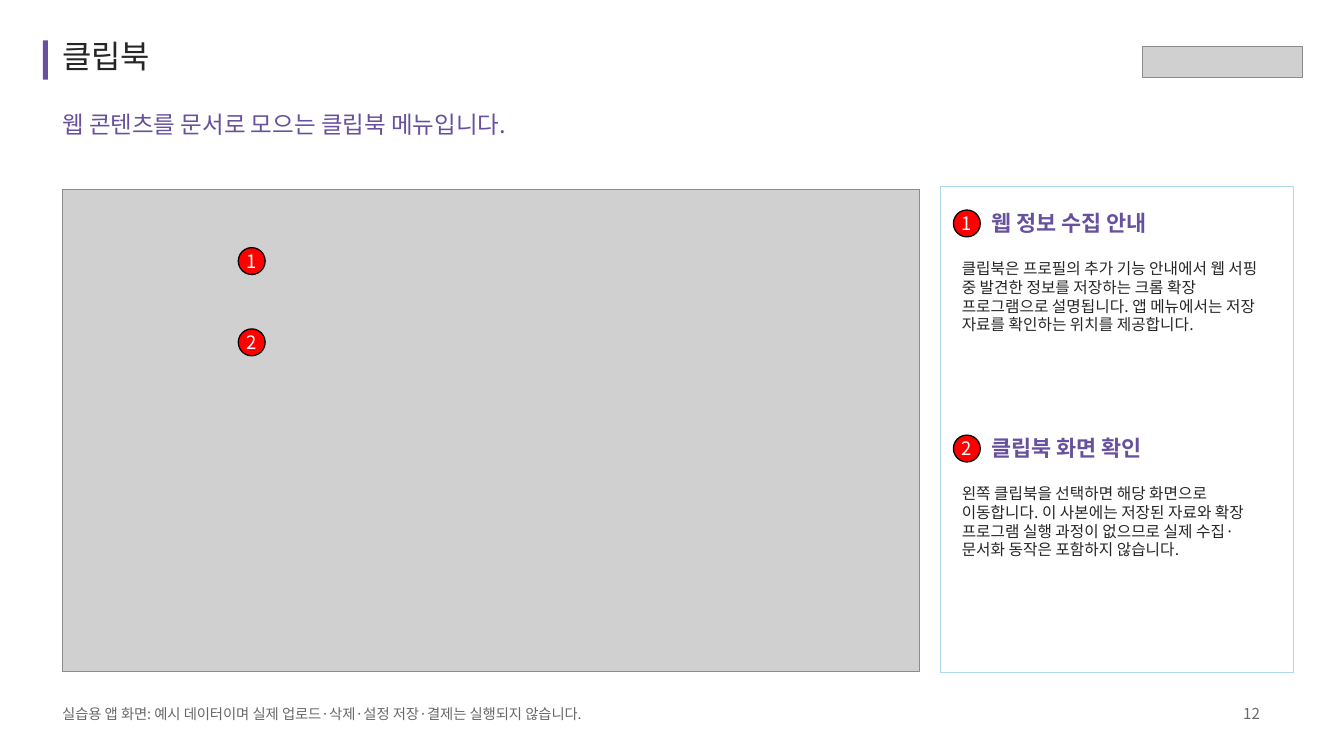
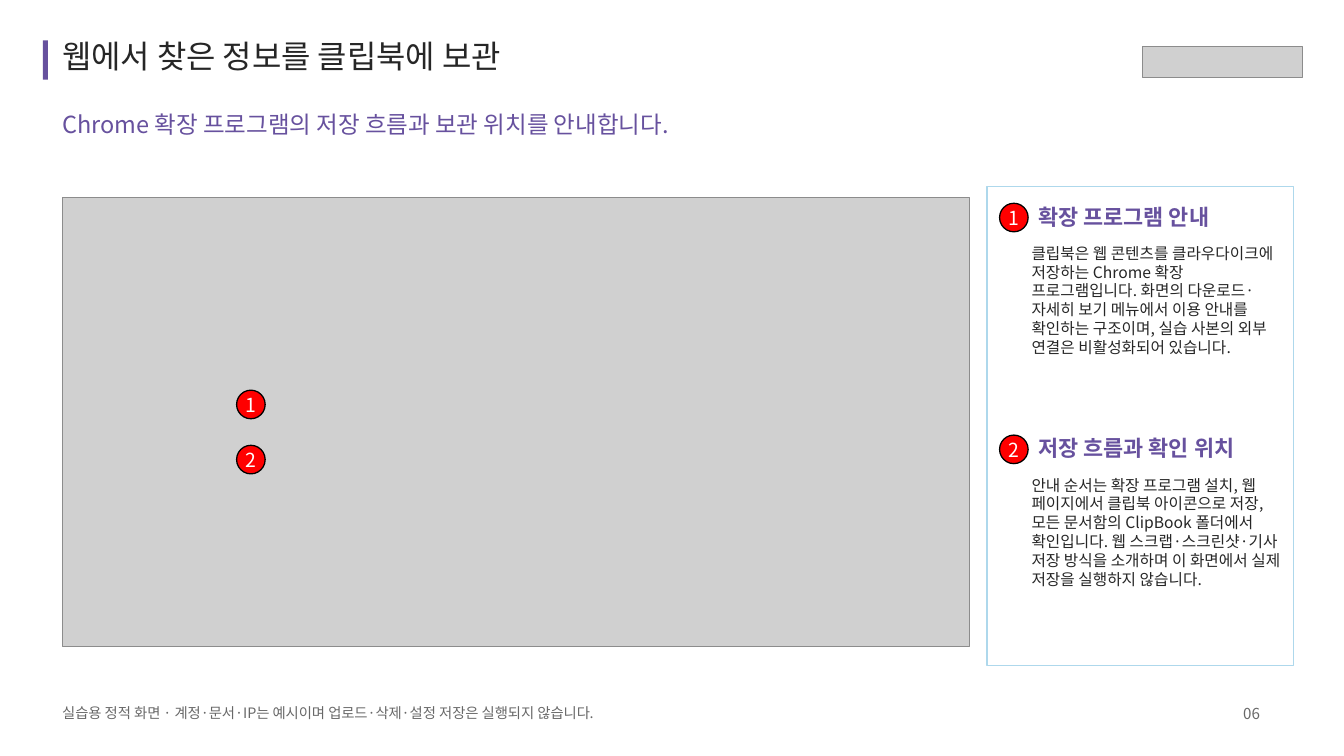
Before and after one commit to acmexii/cloudikehome, a slide deck: slide 6 of docs/cloudike-app-features.pptx (slide 12 before the commit). Drawn at 1344x756 pixels with LibreOffice and Linux fonts; fonts in the diff are those of the drawing; grey boxes stand for pictures. Boxes give left, top, right and bottom in pixels: in the first picture for what was removed or moved away, otherwise in the second. Text is boxed around its words. In the diff, an @@ line names an element or a change of style, - is before the commit and + after.

```diff
--- a/docs/cloudike-app-features.pptx
+++ b/docs/cloudike-app-features.pptx
@@ text at (x1=62, y1=41, x2=501, y2=71): text changed @@
-클립북
+웹에서 찾은 정보를 클립북에 보관
@@ text at (x1=62, y1=113, x2=669, y2=135): text changed @@
-웹 콘텐츠를 문서로 모으는 클립북 메뉴입니다.
+Chrome 확장 프로그램의 저장 흐름과 보관 위치를 안내합니다.
@@ picture resized from (x1=62, y1=189, x2=918, y2=672) to (x1=62, y1=198, x2=969, y2=647) @@
@@ rectangle resized from (x1=941, y1=186, x2=1294, y2=672) to (x1=987, y1=186, x2=1293, y2=665) @@
@@ rectangle at (x1=987, y1=186, x2=1293, y2=665): outline #AED8EC 0.75 pt to #AED8EC 1.13 pt @@
@@ ellipse "1" moved from (x1=953, y1=210, x2=980, y2=236) to (x1=1000, y1=203, x2=1028, y2=231) @@
@@ text at (x1=1038, y1=206, x2=1209, y2=227): text changed @@
-웹 정보 수집 안내
+확장 프로그램 안내
@@ text at (x1=1032, y1=246, x2=1273, y2=355): text changed @@
-클립북은 프로필의 추가 기능 안내에서 웹 서핑 중 발견한 정보를 저장하는 크롬 확장 프로그램으로 설명됩니다. 앱 메뉴에서는 저장 자료를 확인하는 위치를 제공합니다.
+클립북은 웹 콘텐츠를 클라우다이크에 저장하는 Chrome 확장 프로그램입니다. 화면의 다운로드·자세히 보기 메뉴에서 이용 안내를 확인하는 구조이며, 실습 사본의 외부 연결은 비활성화되어 있습니다.
@@ size 16.5 to 17.2 pt in 4 elements at (x1=1000, y1=435, x2=1028, y2=464), (x1=1000, y1=203, x2=1028, y2=231), (x1=236, y1=445, x2=264, y2=473), (x1=236, y1=390, x2=264, y2=418) @@
@@ ellipse "1" moved from (x1=238, y1=248, x2=264, y2=274) to (x1=236, y1=390, x2=264, y2=418) @@
@@ ellipse "2" moved from (x1=238, y1=329, x2=264, y2=356) to (x1=236, y1=445, x2=264, y2=473) @@
@@ text removed at (x1=991, y1=437, x2=1142, y2=458) @@
-클립북 화면 확인
@@ ellipse "2" moved from (x1=953, y1=435, x2=980, y2=462) to (x1=1000, y1=435, x2=1028, y2=464) @@
@@ text added at (x1=1038, y1=437, x2=1234, y2=458), 19.5 pt, text #67519E, bold @@
+저장 흐름과 확인 위치
@@ text added at (x1=1032, y1=478, x2=1280, y2=587), 14 pt, text #262626 @@
+안내 순서는 확장 프로그램 설치, 웹 페이지에서 클립북 아이콘으로 저장, 모든 문서함의 ClipBook 폴더에서 확인입니다. 웹 스크랩·스크린샷·기사 저장 방식을 소개하며 이 화면에서 실제 저장을 실행하지 않습니다.
@@ text removed at (x1=962, y1=486, x2=1244, y2=557) @@
-왼쪽 클립북을 선택하면 해당 화면으로 이동합니다. 이 사본에는 저장된 자료와 확장 프로그램 실행 과정이 없으므로 실제 수집·문서화 동작은 포함하지 않습니다.
@@ text at (x1=62, y1=706, x2=593, y2=719): text changed @@
-실습용 앱 화면: 예시 데이터이며 실제 업로드·삭제·설정 저장·결제는 실행되지 않습니다.
+실습용 정적 화면 · 계정·문서·IP는 예시이며 업로드·삭제·설정 저장은 실행되지 않습니다.
@@ text at (x1=1243, y1=708, x2=1260, y2=719): text changed @@
-12
+06
```
Also in this commit, not shown: 10 other slides changed, 1 slide added, 17 slides removed, 17 other files.
